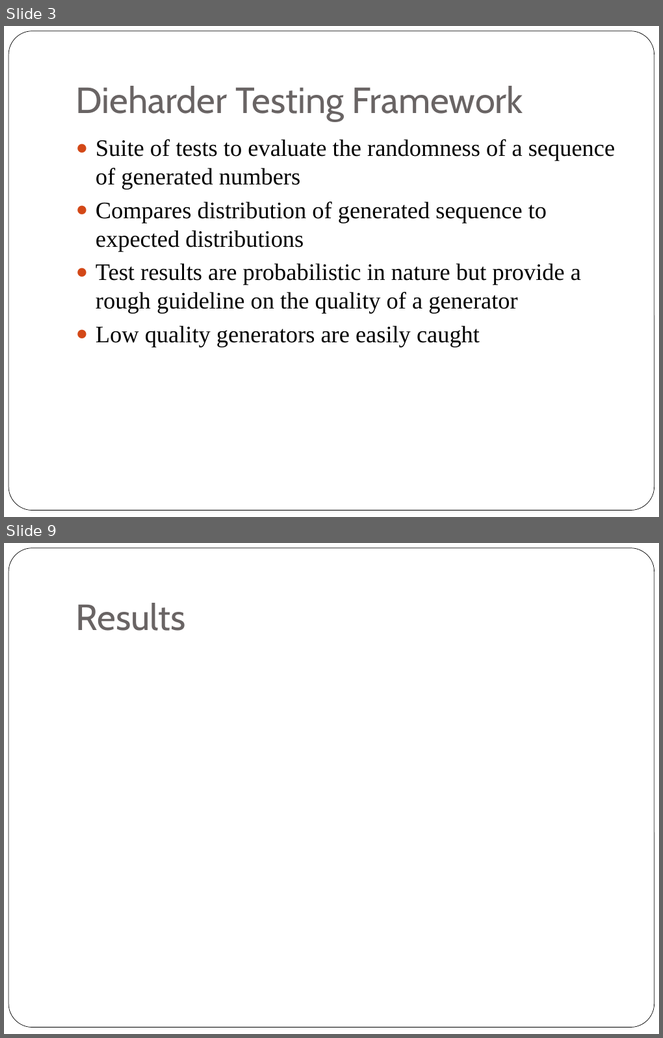
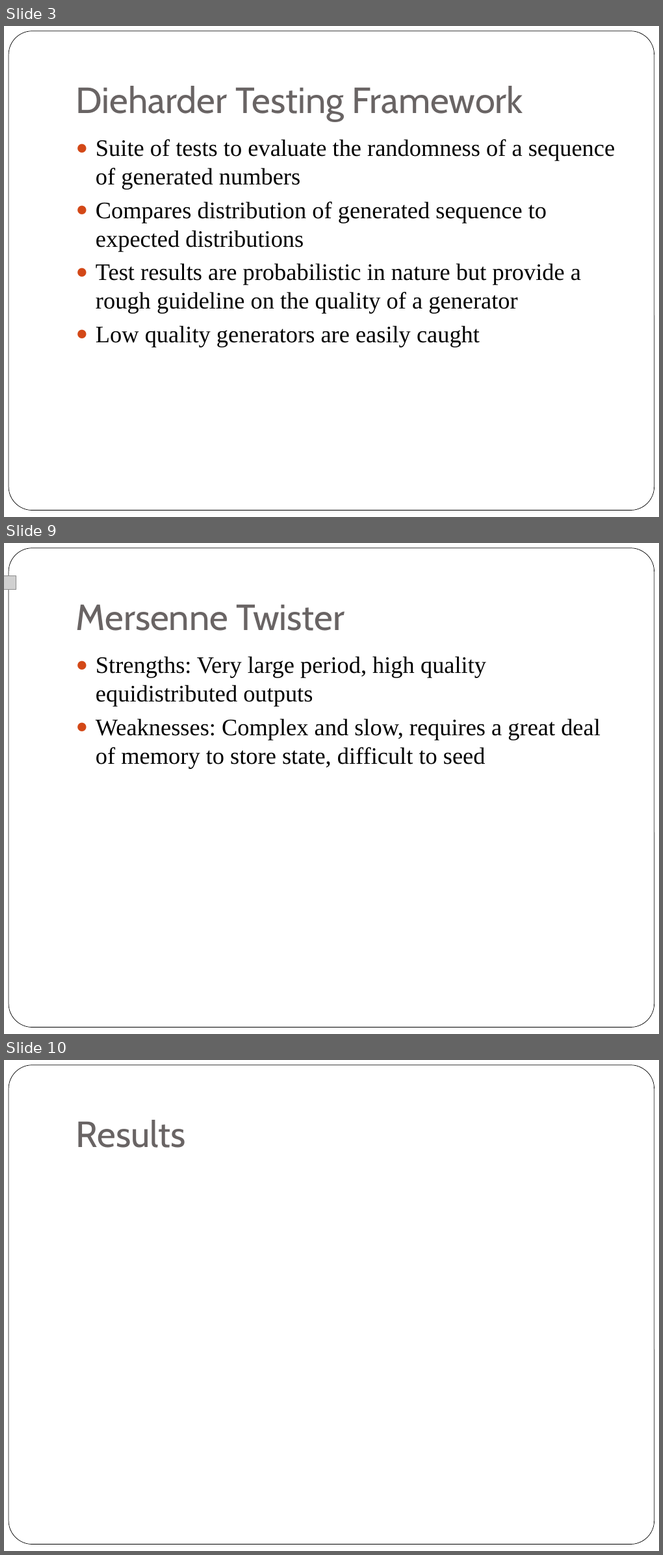
Before and after one commit to kashev/rngs, a slide deck: presentation/pres.pptx. Shown one above the other, each under a label of ours: slides 3 and 9 before the commit, slides 3, 9 and 10 after it; the slides between them are not shown. The pictures are 663x1038 and 663x1555 pixels, drawn with LibreOffice and Linux fonts; fonts in the diff are those of the drawing; grey boxes stand for pictures. Boxes give left, top, right and bottom in pixels: in the first picture for what was removed or moved away, otherwise in the second. Text is boxed around its words. In the diff, an @@ line names an element or a change of style, - is before the commit and + after.

```diff
--- a/presentation/pres.pptx
+++ b/presentation/pres.pptx
@@ slide 9 added at (4, 543, 659, 1034), background #FFFFFF; not listed: 1 template element that a slide beside it also shows @@
@@ picture added at (4, 575, 16, 590) @@
@@ title added at (76, 605, 345, 631), 40 pt, text #696464 @@
+Mersenne Twister
@@ text added at (96, 656, 601, 769), 26 pt, text #000000 @@
+● Strengths: Very large period, high quality equidistributed outputs
+● Weaknesses: Complex and slow, requires a great deal of memory to store state, difficult to seed
@@ what was slide 9 is now slide 10 @@
```
Also in this commit, not shown: 3 slides changed, 2 other slides added, 2 slides removed.
